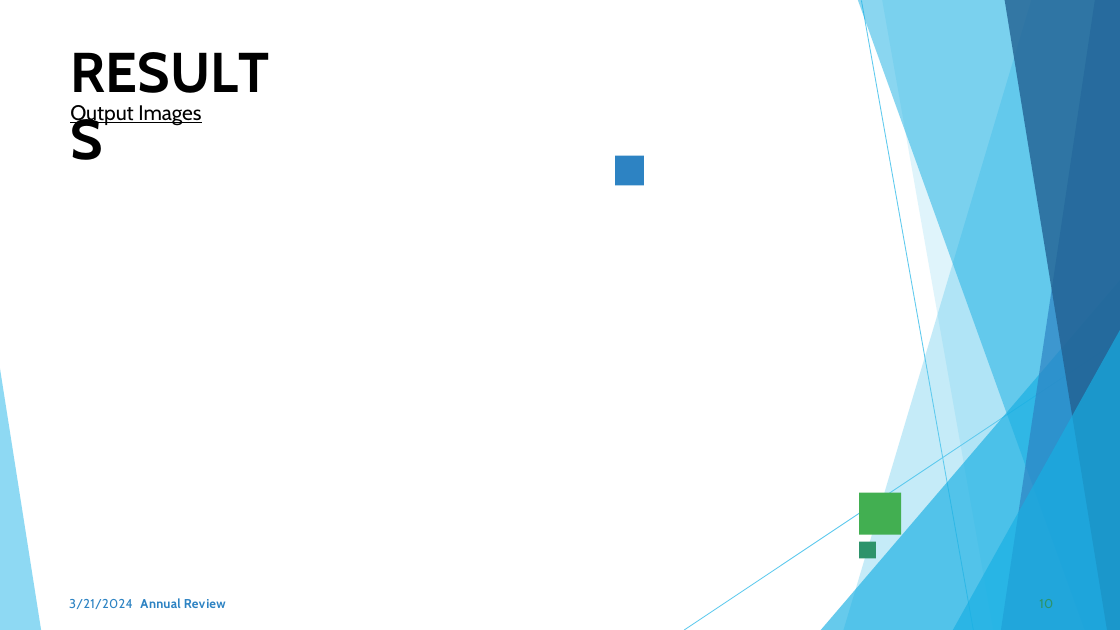
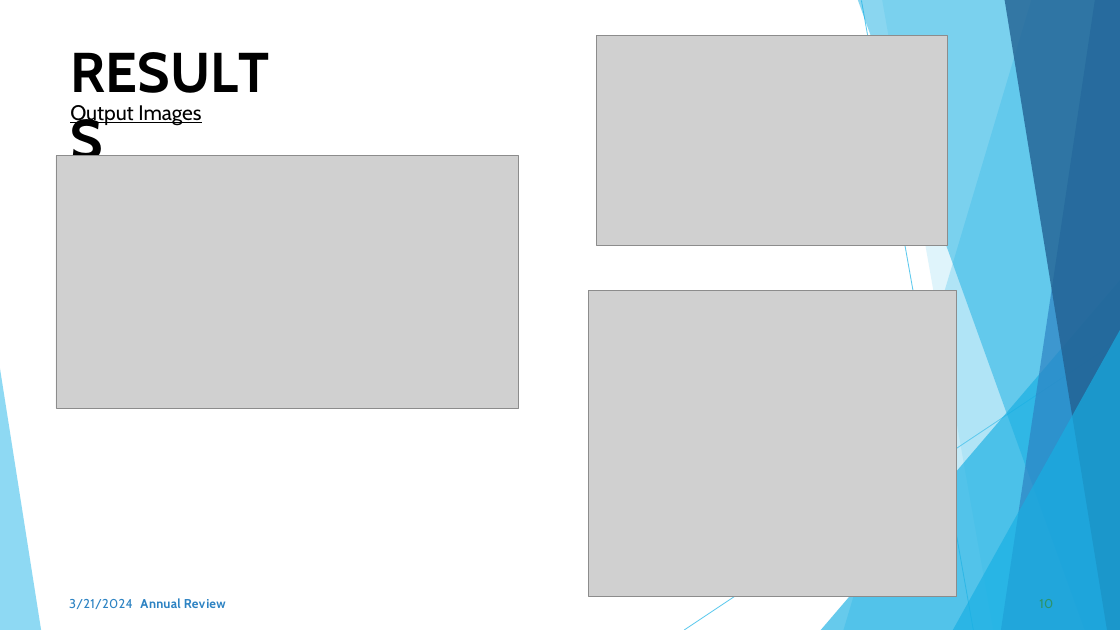
Before and after one commit to Aathikarthi/Disease-Prediction-using-Django, a slide deck: slide 10 of Disease prediction in dl.pptx. Drawn at 1120x630 pixels with LibreOffice and Linux fonts; fonts in the diff are those of the drawing; grey boxes stand for pictures; background and template pictures are left out. Boxes give left, top, right and bottom in pixels: in the first picture for what was removed or moved away, otherwise in the second. Text is boxed around its words. In the diff, an @@ line names an element or a change of style, - is before the commit and + after.

```diff
--- a/Disease prediction in dl.pptx
+++ b/Disease prediction in dl.pptx
@@ picture added at box(597, 35, 949, 245) @@
@@ picture added at box(56, 155, 519, 408) @@
@@ freeform shape removed at box(615, 155, 644, 185) @@
@@ picture added at box(589, 291, 957, 597) @@
@@ freeform shape removed at box(860, 492, 902, 534) @@
@@ freeform shape removed at box(860, 542, 876, 559) @@
```
